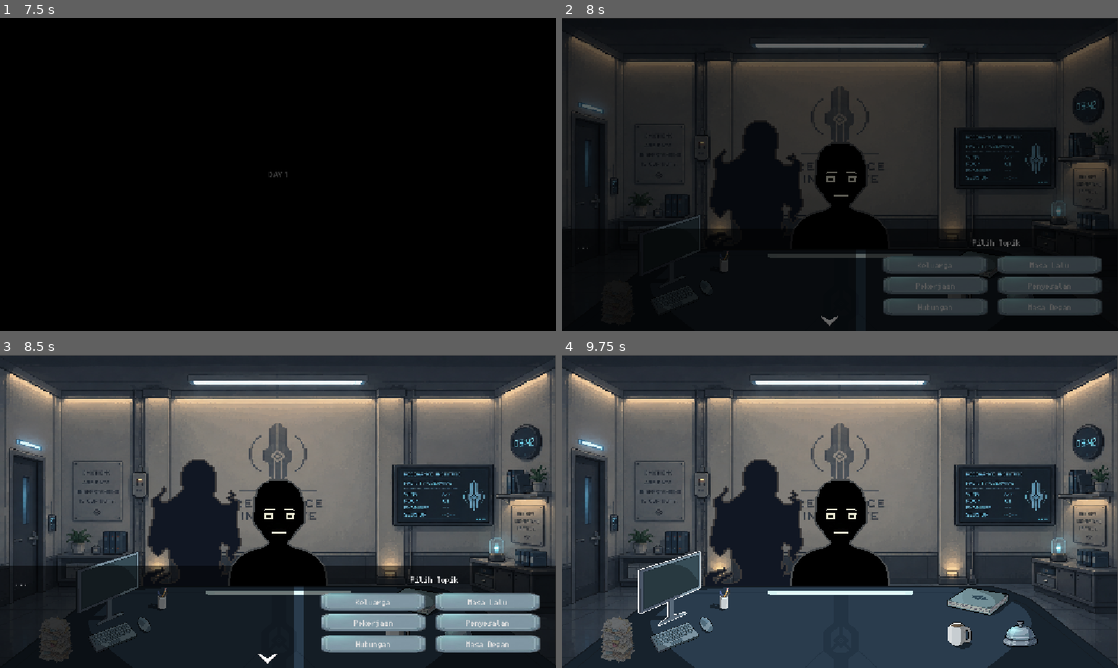
Above: before the commit, frames 1-4 (two rows, left to right).
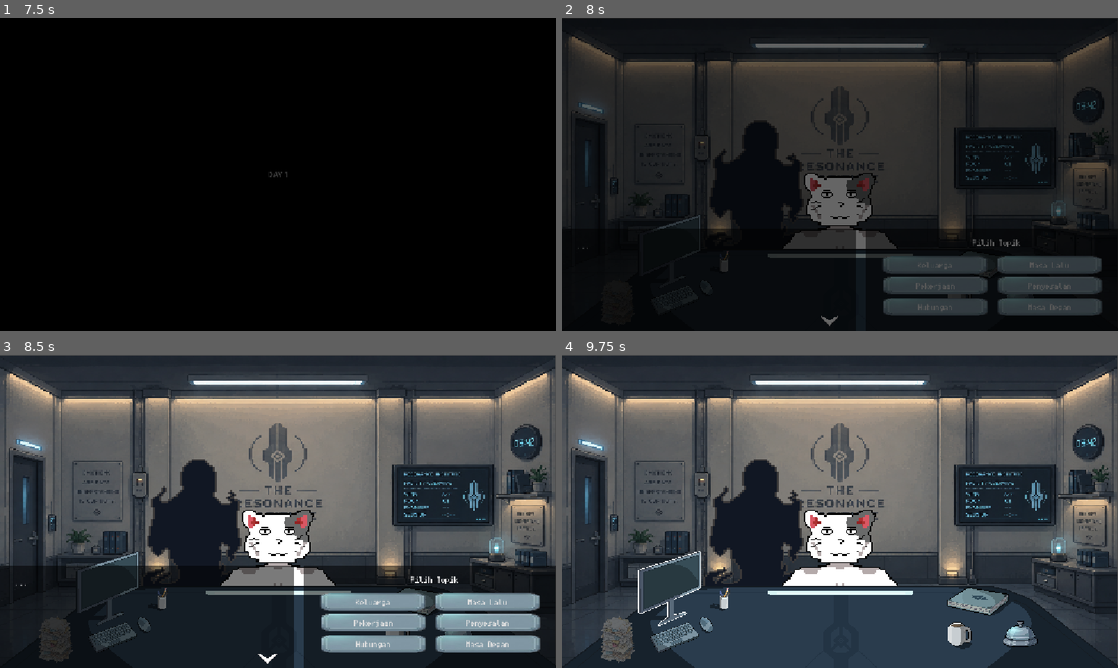
Above: after the commit, the same moments.

Repository: AzkaLufthansa/coral-memory
Game: Godot game, scene res://Scenes/Menu/main_menu.tscn
The game is run twice, just before and just after one commit, with the same random seed, the same clock (stepped at 60 frames per second) and the same inputs. Sound files missing from this copy of the repository are replaced by a short silence.
Inputs (mouse positions are in pixels of both pictures, inside the frame that each line leads up to):
- Up to frame 1 (7.5 s): click (166, 190) at 0.5 s; move the mouse to (400, 158) at 1.27 s; click (400, 158) at 1.42 s; move the mouse to (166, 190) at 2.02 s; click (166, 190) at 2.17 s; move the mouse to (333, 105) at 2.77 s; click (333, 105) at 2.92 s; move the mouse to (250, 237) at 3.52 s; click (250, 237) at 3.67 s; click (100, 252) at 4.25 s; click (417, 265) at 5 s; click (461, 299) at 5.75 s; click "Keluarga" at 6.5 s; click "Pekerjaan" at 7.25 s
- Up to frame 2 (8 s): no input
- Up to frame 3 (8.5 s): click "Hubungan" at 8 s
- Up to frame 4 (9.75 s): click "Masa Lalu" at 8.75 s; click (662, 589) at 9.5 s

Frame 1 is identical in both runs. In frame 2, 3.4% of the frame differs, in the area x 39-61%, y 39-74%; in frame 3, 3.9%; in frame 4, 3.9%.

Commit message:
implementasi pasien
Mengubah assets setiap pasien ketika berubah pasien dari NPC Base menjadi pasien1-11

Diff:
--- a/Data/PatientData.gd
+++ b/Data/PatientData.gd
@@ -4,6 +4,7 @@
 # Identitas (Section 28)
 @export var npc_instance_id: String = ""
 @export var base_npc_id: String = "NPC-A"
+@export var sprite_id: String = ""
 @export var display_name: String = ""
 @export var age: int = 30
 @export var profession: String = ""
--- a/NPC/patient.gd
+++ b/NPC/patient.gd
@@ -3,11 +3,23 @@
 
 signal patient_clicked
 
-const NPC_SHEET := "res://Assets/NPC/Real/NPC Base.png"
+const NPC_SHEET := "res://Assets/NPC/Real/NPC Base.png"   # fallback
+const PATIENT_DIR := "res://Assets/NPC"
 const FRAME_SIZE := 128
 const TALK_FPS := 6.0
 const SHOCK_FPS := 6.0
+const EMOTION_FPS := 6.0
 const ECHO_DELAY := 3.0
+
+# Nama enum Emotion.Type -> nama file. Sesuaikan jika nama enum Anda berbeda.
+const EMOTION_FILE_ALIASES := {
+	"anger": "angry",
+	"sadness": "sad",
+	"envy": "envy",
+	"shame": "shame",
+	"guilt": "guilt",
+	"fear": "fear"
+}
 
 @onready var name_label: Label = $NameLabel
 @onready var echo: Echo2D = $Echo
@@ -22,8 +34,8 @@
 
 func _ready() -> void:
 	click_area.input_event.connect(_on_patient_clicked)
-	_build_npc_animations()
 	npc_sprite.animation_finished.connect(_on_npc_animation_finished)
+	_build_npc_animations("")  # default sebelum setup() dipanggil
 	echo_appear_sfx.stream = SfxUtil.first_available([
 		"res://Assets/Audio/SFX gangguan bisikan.mp3",
 		"res://Assets/SFX/echo_muncul.mp3",
@@ -31,11 +43,30 @@
 	play_idle()
 
 
-func _build_npc_animations() -> void:
-	var tex := load(NPC_SHEET) as Texture2D
+# ---------- Sprite & animasi ----------
+
+func _get_sheet_path(sprite_id: String) -> String:
+	if sprite_id != "":
+		var path := "%s/%s/%s.png" % [PATIENT_DIR, sprite_id, sprite_id]
+		if ResourceLoader.exists(path):
+			return path
+		push_warning("Sprite pasien tidak ditemukan: %s, memakai NPC Base." % path)
+	return NPC_SHEET
+
+
+func _emotion_file_name(type: int) -> String:
+	var key: String = Emotion.Type.keys()[type].to_lower()
+	return EMOTION_FILE_ALIASES.get(key, key)
+
+
+func _build_npc_animations(sprite_id: String) -> void:
+	var tex := load(_get_sheet_path(sprite_id)) as Texture2D
 	if tex == null:
 		return
+
 	var frames := SpriteFrames.new()
+	if frames.has_animation("default"):
+		frames.remove_animation("default")
 
 	frames.add_animation("idle")
 	frames.set_animation_loop("idle", false)
@@ -54,7 +85,29 @@
 	for i in range(2):
 		frames.add_frame("shocked", _make_atlas(tex, i, 1))
 
+	_add_emotion_animations(frames, sprite_id)
 	npc_sprite.sprite_frames = frames
+
+
+func _add_emotion_animations(frames: SpriteFrames, sprite_id: String) -> void:
+	if sprite_id == "":
+		return
+	for type in Emotion.Type.values():
+		var file_name := _emotion_file_name(type)
+		var path := "%s/%s/%s.png" % [PATIENT_DIR, sprite_id, file_name]
+		if not ResourceLoader.exists(path):
+			continue
+		var etex := load(path) as Texture2D
+		if etex == null:
+			continue
+		var anim := "emotion_" + file_name
+		frames.add_animation(anim)
+		frames.set_animation_loop(anim, true)
+		frames.set_animation_speed(anim, EMOTION_FPS)
+		# Jumlah frame dihitung otomatis dari lebar gambar (1 baris, frame 128x128)
+		var count := maxi(1, int(etex.get_width() / FRAME_SIZE))
+		for i in range(count):
+			frames.add_frame(anim, _make_atlas(etex, i, 0))
 
 
 func _make_atlas(tex: Texture2D, col: int, row: int) -> AtlasTexture:
@@ -64,14 +117,18 @@
 	return atlas
 
 
+# ---------- Setup ----------
+
 func setup(patient: PatientData) -> void:
 	current_patient = patient
+	_build_npc_animations(patient.sprite_id)   # <-- ganti sprite sesuai pasien
+	play_idle()
+
 	name_label.text = "%s, %d" % [patient.display_name, patient.age]
 	if patient.is_control_patient:
 		name_label.text += "  [KONTROL]"
 	echo.start_session(patient)
 	# Delay echo hanya untuk pasien pertama di tiap hari (sesi 1).
-	# Pasien berikutnya (via bel) langsung menampilkan echo agar tidak "hilang".
 	if EchoManager.session_index <= 1:
 		_begin_echo_delay()
 	else:
@@ -80,6 +137,8 @@
 
 func _begin_echo_delay() -> void:
 	echo.visible = false
+	if is_instance_valid(_echo_timer):
+		_echo_timer.queue_free()
 	_echo_timer = Timer.new()
 	_echo_timer.one_shot = true
 	_echo_timer.wait_time = ECHO_DELAY
@@ -105,10 +164,11 @@
 	echo.react(current_patient, relevance)
 
 
+# ---------- Kontrol animasi ----------
+
 func play_talking() -> void:
 	_talking = true
-	if npc_sprite.sprite_frames and npc_sprite.sprite_frames.has_animation("talk"):
-		npc_sprite.play("talk")
+	_play_if_exists("talk")
 
 
 func stop_talking() -> void:
@@ -117,13 +177,21 @@
 
 
 func play_idle() -> void:
-	if npc_sprite.sprite_frames and npc_sprite.sprite_frames.has_animation("idle"):
-		npc_sprite.play("idle")
+	_play_if_exists("idle")
 
 
 func play_shocked() -> void:
-	if npc_sprite.sprite_frames and npc_sprite.sprite_frames.has_animation("shocked"):
-		npc_sprite.play("shocked")
+	_play_if_exists("shocked")
+
+
+# Tampilkan ekspresi emosi pasien (angry, envy, fear, guilt, sad, shame)
+func play_emotion(type: Emotion.Type) -> void:
+	_play_if_exists("emotion_" + _emotion_file_name(type))
+
+
+func _play_if_exists(anim: String) -> void:
+	if npc_sprite.sprite_frames and npc_sprite.sprite_frames.has_animation(anim):
+		npc_sprite.play(anim)
 
 
 func transform_echo() -> void:
--- a/NPC/patient.tscn
+++ b/NPC/patient.tscn
@@ -18,7 +18,7 @@
 [node name="NpcSprite" type="AnimatedSprite2D" parent="." unique_id=1556212521]
 texture_filter = 1
 position = Vector2(0, 144)
-scale = Vector2(2, 2)
+scale = Vector2(2.5, 2.5)
 
 [node name="ClickArea" type="Area2D" parent="." unique_id=1008427095]
 z_index = 5
--- a/Scenes/Menu/pause_menu.tscn
+++ b/Scenes/Menu/pause_menu.tscn
@@ -81,31 +81,34 @@
 anchors_preset = 5
 anchor_left = 0.5
 anchor_right = 0.5
-offset_left = -232.0
+offset_left = -143.99997
 offset_top = 328.0
-offset_right = 112.0
+offset_right = 200.0
 offset_bottom = 376.0
 grow_horizontal = 2
+scale = Vector2(0.6, 0.6)
 theme_override_styles/normal = SubResource("StyleBoxTexture_dehqv")
 theme_override_styles/pressed = SubResource("StyleBoxTexture_j2cck")
 theme_override_styles/hover = SubResource("StyleBoxTexture_2on0c")
 
 [node name="Setting" type="Button" parent="ColorRect/Main" unique_id=1137472299]
 layout_mode = 0
-offset_left = 408.0
+offset_left = 496.00003
 offset_top = 424.0
-offset_right = 752.0
+offset_right = 840.0
 offset_bottom = 472.0
+scale = Vector2(0.6, 0.6)
 theme_override_styles/normal = SubResource("StyleBoxTexture_d37mi")
 theme_override_styles/pressed = SubResource("StyleBoxTexture_n2ruk")
 theme_override_styles/hover = SubResource("StyleBoxTexture_gy8ec")
 
 [node name="MainMenu" type="Button" parent="ColorRect/Main" unique_id=996099597]
 layout_mode = 0
-offset_left = 408.0
+offset_left = 488.00003
 offset_top = 512.0
-offset_right = 752.0
+offset_right = 832.0
 offset_bottom = 560.0
+scale = Vector2(0.6, 0.6)
 theme_override_styles/normal = SubResource("StyleBoxTexture_28aqb")
 theme_override_styles/pressed = SubResource("StyleBoxTexture_xcmcy")
 theme_override_styles/hover = SubResource("StyleBoxTexture_avgy8")
--- a/Scenes/main.gd
+++ b/Scenes/main.gd
@@ -10,10 +10,15 @@
 const DayTransitionScene := preload("res://UI/day_transition.tscn")
 const TransformFlashScene := preload("res://UI/transform_flash.tscn")
 const GameOverScene := preload("res://UI/game_over_screen.tscn")
+const SPRITE_POOL := [
+	"Pasien1", "Pasien3", "Pasien6", "Pasien7",
+	"Pasien8", "Pasien9", "Pasien10", "Pasien11",
+]
 
 var patient_node: Patient2D
 var office: CanvasLayer
-
+var _sprite_bag: Array = []
+var _spawn_count := 0
 # --- PERBAIKAN TIPE DATA ---
 # Mengubah PanelContainer menjadi Control agar aman untuk semua jenis Node UI
 var file_panel: Control
@@ -169,10 +174,17 @@
 	office.show_office()
 	office.set_next_enabled(false)
 
-
 func _spawn_patient(patient: PatientData) -> void:
 	if patient_node:
 		patient_node.queue_free()
+
+	# Tentukan sprite jika belum ada
+	if patient.sprite_id == "":
+		patient.sprite_id = _next_sprite_id()
+
+	_spawn_count += 1
+	print("Pasien ke-%d | Sprite: %s" % [_spawn_count, patient.sprite_id])
+
 	patient_node = PatientScene.instantiate()
 	patient_node.position = Vector2(576, 224)
 	patient_node.z_index = 1
@@ -180,6 +192,11 @@
 	patient_node.setup(patient)
 	patient_node.patient_clicked.connect(_on_patient_clicked)
 
+func _next_sprite_id() -> String:
+	if _sprite_bag.is_empty():
+		_sprite_bag = SPRITE_POOL.duplicate()
+		_sprite_bag.shuffle()
+	return _sprite_bag.pop_back()
 
 # --- Office interactions ---
 
Not shown, removed: Assets/NPC/Pasien1/Pasien1(Angry)-Sheet.png.import
Not shown, removed: Assets/NPC/Pasien1/Pasien1(Envy)-Sheet.png.import
Not shown, removed: Assets/NPC/Pasien1/Pasien1(Fear)-Sheet.png.import
Not shown, removed: Assets/NPC/Pasien1/Pasien1(Guilt)-Sheet.png.import
Not shown, removed: Assets/NPC/Pasien1/Pasien1(Sad)-Sheet.png.import
Not shown, removed: Assets/NPC/Pasien1/Pasien1(Shame)-Sheet.png.import
Binary file added: Assets/NPC/Pasien1/Pasien1.png
Not shown, added: Assets/NPC/Pasien1/Pasien1.png.import
Renamed: Assets/NPC/Pasien1/Pasien1(Angry)-Sheet.png -> Assets/NPC/Pasien1/angry.png
Not shown, added: Assets/NPC/Pasien1/angry.png.import
Renamed: Assets/NPC/Pasien1/Pasien1(Envy)-Sheet.png -> Assets/NPC/Pasien1/envy.png
Not shown, added: Assets/NPC/Pasien1/envy.png.import
(and 152 more such lines)
